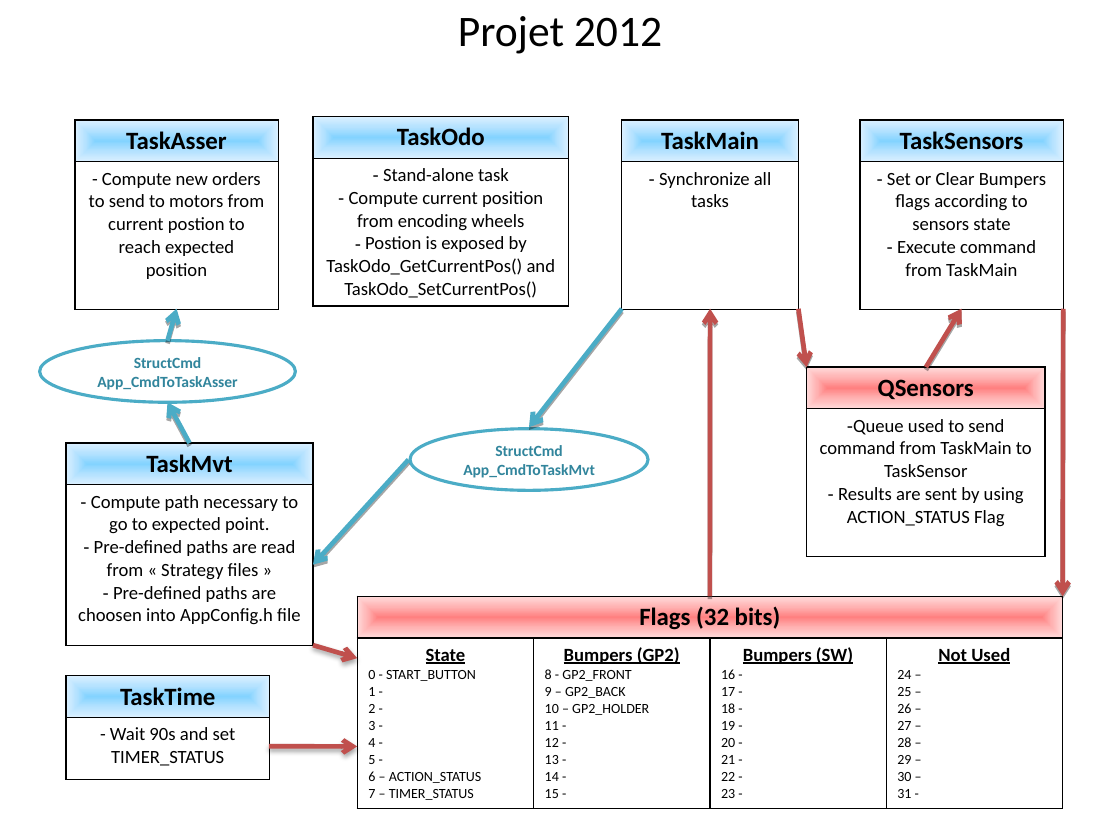
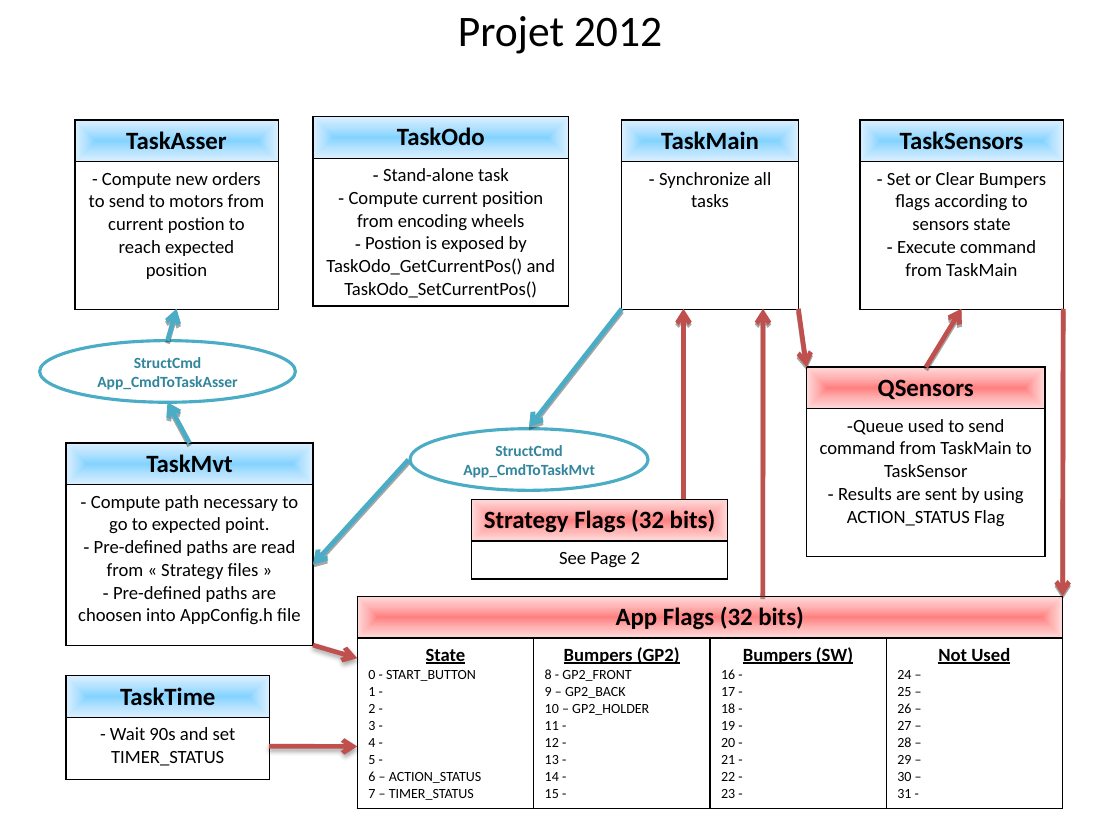
Before and after one commit to oufffteam/oufffteam, a slide deck: slide 1 of Dev_uCOS-II/Oufff2012/Conception/Projet2012.pptx. Drawn at 1120x840 pixels with LibreOffice and Linux fonts; fonts in the diff are those of the drawing. Boxes give left, top, right and bottom in pixels: in the first picture for what was removed or moved away, otherwise in the second. Text is boxed around its words. In the diff, an @@ line names an element or a change of style, - is before the commit and + after.

```diff
--- a/Dev_uCOS-II/Oufff2012/Conception/Projet2012.pptx
+++ b/Dev_uCOS-II/Oufff2012/Conception/Projet2012.pptx
@@ arrow added from (683, 500) to (683, 309), #C0504D 3 pt @@
@@ arrow moved from (710, 596) - (710, 309) to (763, 596) - (763, 309) @@
@@ table added at (472, 500, 727, 579), 2 rows, 1 columns @@
+Strategy Flags (32 bits)
+See Page 2
@@ table at (357, 596, 1061, 805) @@
-row 1, column 1: Flags (32 bits)
+row 1, column 1: App Flags (32 bits)
```
Also in this commit, not shown: 1 slide added.
